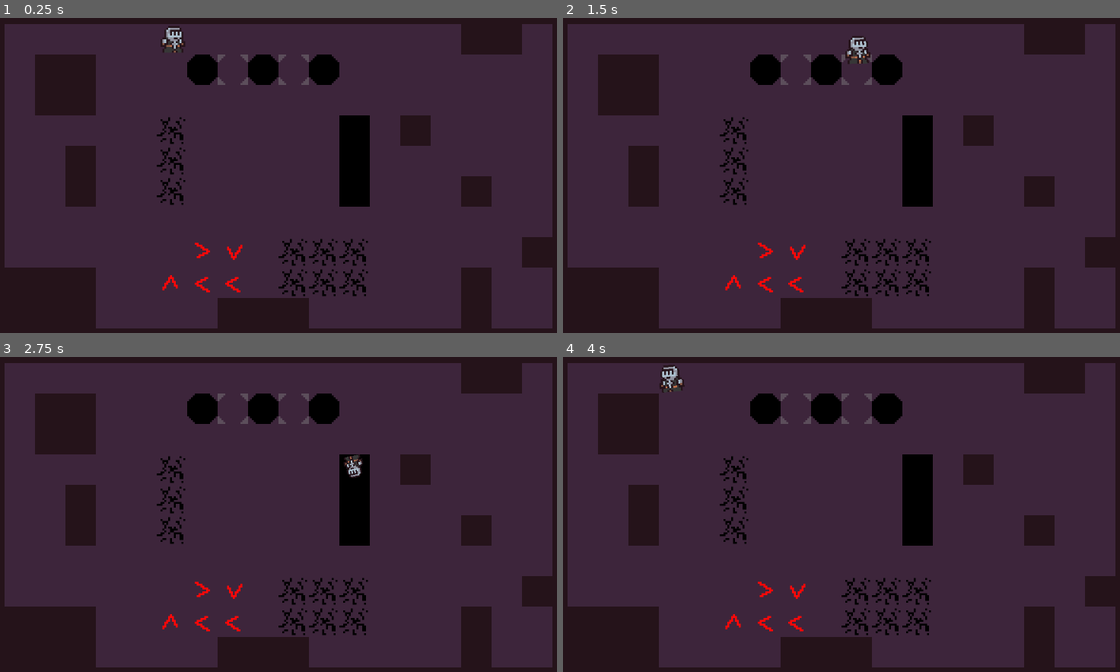
Above: before the commit, frames 1-4 (two rows, left to right).
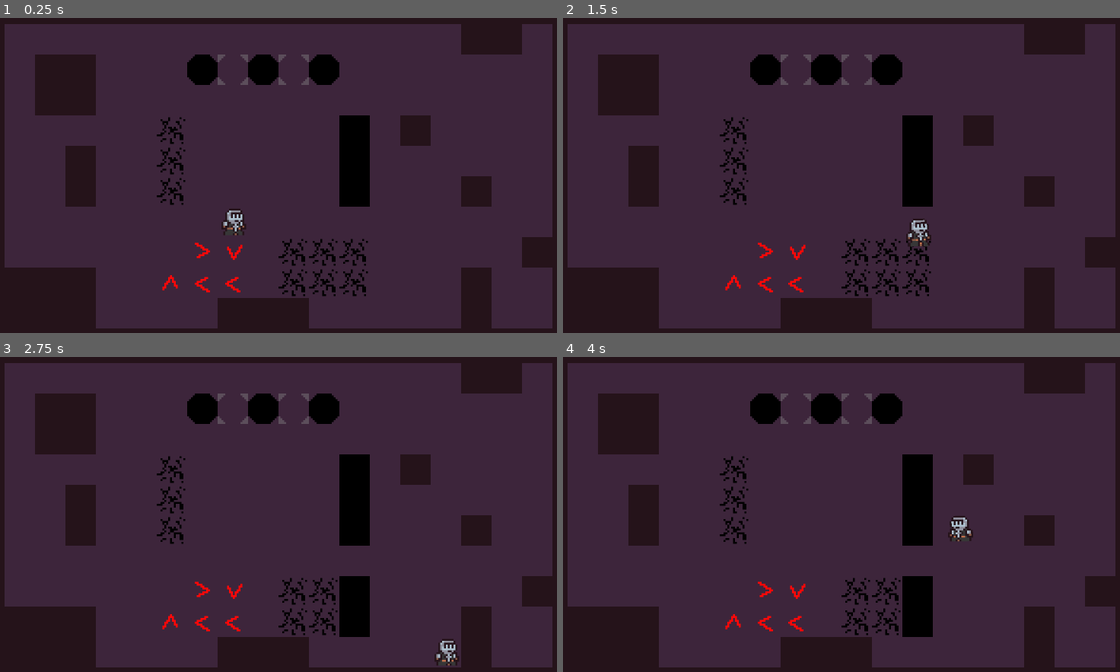
Above: after the commit, the same moments.

Repository: Nabil080/dungeon-collapse
Game: Godot game, scene res://core/root.tscn
Same seed, same stepped clock (60 frames per second), same inputs: the game is played once before the commit and once after it.
Inputs:
- Up to frame 1 (0.25 s): no input
- Up to frame 2 (1.5 s): hold D (move_right) 0.53-1.28 s; hold S (move_down) from 1.28 s (still down)
- Up to frame 3 (2.75 s): release S (move_down) at 2.03 s; hold D (move_right) from 2.03 s (still down)
- Up to frame 4 (4 s): release D (move_right) at 2.78 s; hold W (move_up) 2.78-3.53 s; hold A (move_left) from 3.53 s (still down)

The runs differ from the first frame. In frame 1, 0.5% of the frame differs, in the area x 28-45%, y 2-70%; in frame 2, 0.5%; in frame 3, 1.3%; in frame 4, 1.4%, in the area x 17-74%, y 2-89%.

Commit message:
Conveyers working, visuals needs improvement

Diff:
--- a/core/board_controller.gd
+++ b/core/board_controller.gd
@@ -11,6 +11,7 @@
 @export var floor_tilemap: TileMapLayer
 
 var pending_collapses: Array[Vector2i] = []
+var forced_moves: Array[ConveyorTile.Movement] = []
 
 
 func _ready() -> void:
@@ -36,7 +37,12 @@
 ## Returns the [TileDefinition] of the cell
 func get_tile_def(cell: Vector2i) -> TileDefinition:
 	var data := floor_tilemap.get_cell_tile_data(cell)
-	return data.get_custom_data("tile_def") if data else null
+	return data.get_custom_data("tile_def")
+
+## Returns the custom_data [param data_name] of the cell
+func get_tile_custom_data(cell: Vector2i, data_name: String) -> Variant:
+	var data := floor_tilemap.get_cell_tile_data(cell)
+	return data.get_custom_data(data_name)
 
 
 ## Calls [TileDefinition.on_exit] for the given [param cell]
@@ -63,10 +69,16 @@
 	# Crumbling tiles
 	for cell in pending_collapses:
 		change_tile(cell, VoidTile.atlas_coords)
-
 	pending_collapses.clear()
 
-	# Conveyors (future)
+	# Conveyors
+	print("======== Conveyers =========")
+	print(forced_moves.size())
+	while forced_moves:
+		var movement : ConveyorTile.Movement = forced_moves.pop_front()
+		if movement.actor.has_method("_try_move"):
+			movement.actor.call("_try_move", movement.direction)
+
 	# Buttons / Toggleables (future)
 	# Portals (future)
 
@@ -75,13 +87,18 @@
 
 #region Mutation Requests
 
+
 func request_collapse(cell: Vector2i) -> void:
 	if not pending_collapses.has(cell):
 		pending_collapses.append(cell)
 
-
+# Swapping collapsing to void
 func change_tile(cell: Vector2i, atlas_coords: Vector2i) -> void:
 	floor_tilemap.set_cell(cell, 0, atlas_coords, 0)
 	floor_tilemap.update_internals()
 
+
+func request_forced_move(movement: ConveyorTile.Movement) -> void:
+	forced_moves.append(movement)
+
 #endregion
--- a/core/root.tscn
+++ b/core/root.tscn
@@ -1,10 +1,11 @@
-[gd_scene load_steps=18 format=4 uid="uid://dbb1d3iiut6tg"]
+[gd_scene load_steps=21 format=4 uid="uid://dbb1d3iiut6tg"]
 
 [ext_resource type="Script" uid="uid://c2i0st2sjxnjy" path="res://core/root.gd" id="1_xgk6v"]
 [ext_resource type="Script" uid="uid://l8622tf27anh" path="res://tiles/tile_definition.gd" id="2_4uwrr"]
 [ext_resource type="Texture2D" uid="uid://dihaja6kt0nwq" path="res://assets/2D Pixel Dungeon Asset Pack/character and tileset/Dungeon_Tileset.png" id="2_8uwbq"]
 [ext_resource type="Script" uid="uid://cu58jx0mqnhcj" path="res://tiles/definitions/crumbling_tile.gd" id="2_o46h6"]
 [ext_resource type="Script" uid="uid://ceemhrdund6ox" path="res://tiles/definitions/wall_tile.gd" id="2_v10a3"]
+[ext_resource type="Script" uid="uid://dq2wsjqtknxxf" path="res://tiles/definitions/conveyor_tile.gd" id="3_1sref"]
 [ext_resource type="Script" uid="uid://dv18uxcc1ampr" path="res://tiles/definitions/void_tile.gd" id="3_h1we1"]
 [ext_resource type="Script" uid="uid://dnoxfauu1lb25" path="res://core/board_controller.gd" id="3_xgk6v"]
 [ext_resource type="Script" uid="uid://dqdrn6qou437b" path="res://tiles/definitions/solid_tile.gd" id="4_o46h6"]
@@ -15,21 +16,29 @@
 script = ExtResource("4_o46h6")
 metadata/_custom_type_script = "uid://dqdrn6qou437b"
 
+[sub_resource type="Resource" id="Resource_sx8gt"]
+script = ExtResource("3_1sref")
+metadata/_custom_type_script = "uid://dq2wsjqtknxxf"
+
+[sub_resource type="Resource" id="Resource_n3jy7"]
+script = ExtResource("2_v10a3")
+metadata/_custom_type_script = "uid://ceemhrdund6ox"
+
+[sub_resource type="Resource" id="Resource_c200x"]
+script = ExtResource("3_1sref")
+metadata/_custom_type_script = "uid://dq2wsjqtknxxf"
+
+[sub_resource type="Resource" id="Resource_7vaof"]
+script = ExtResource("2_o46h6")
+metadata/_custom_type_script = "uid://cu58jx0mqnhcj"
+
+[sub_resource type="Resource" id="Resource_tg4cn"]
+script = ExtResource("3_h1we1")
+metadata/_custom_type_script = "uid://dv18uxcc1ampr"
+
 [sub_resource type="Resource" id="Resource_1sref"]
 script = ExtResource("2_4uwrr")
 metadata/_custom_type_script = "uid://l8622tf27anh"
-
-[sub_resource type="Resource" id="Resource_n3jy7"]
-script = ExtResource("2_v10a3")
-metadata/_custom_type_script = "uid://ceemhrdund6ox"
-
-[sub_resource type="Resource" id="Resource_7vaof"]
-script = ExtResource("2_o46h6")
-metadata/_custom_type_script = "uid://cu58jx0mqnhcj"
-
-[sub_resource type="Resource" id="Resource_tg4cn"]
-script = ExtResource("3_h1we1")
-metadata/_custom_type_script = "uid://dv18uxcc1ampr"
 
 [sub_resource type="TileSetAtlasSource" id="TileSetAtlasSource_4uwrr"]
 texture = ExtResource("2_8uwbq")
@@ -64,13 +73,17 @@
 8:1/0 = 0
 9:1/0 = 0
 10:1/0 = 0
-10:1/0/custom_data_0 = SubResource("Resource_1sref")
+10:1/0/custom_data_0 = SubResource("Resource_sx8gt")
+10:1/0/custom_data_1 = Vector2i(1, 0)
 11:1/0 = 0
-11:1/0/custom_data_0 = SubResource("Resource_1sref")
+11:1/0/custom_data_0 = SubResource("Resource_c200x")
+11:1/0/custom_data_1 = Vector2i(0, 1)
 12:1/0 = 0
-12:1/0/custom_data_0 = SubResource("Resource_1sref")
+12:1/0/custom_data_0 = SubResource("Resource_c200x")
+12:1/0/custom_data_1 = Vector2i(-1, 0)
 13:1/0 = 0
-13:1/0/custom_data_0 = SubResource("Resource_1sref")
+13:1/0/custom_data_0 = SubResource("Resource_c200x")
+13:1/0/custom_data_1 = Vector2i(0, -1)
 14:1/0 = 0
 14:1/0/custom_data_0 = SubResource("Resource_1sref")
 0:2/0 = 0
@@ -157,6 +170,8 @@
 [sub_resource type="TileSet" id="TileSet_oii04"]
 custom_data_layer_0/name = "tile_def"
 custom_data_layer_0/type = 24
+custom_data_layer_1/name = "direction"
+custom_data_layer_1/type = 6
 sources/0 = SubResource("TileSetAtlasSource_4uwrr")
 
 [node name="Root" type="Node2D"]
@@ -182,6 +197,6 @@
 metadata/_custom_type_script = "uid://dv5omaa26vc7y"
 
 [node name="Player" parent="." node_paths=PackedStringArray("board_controller", "turn_manager") instance=ExtResource("4_vjmbu")]
-position = Vector2(104, 23)
+position = Vector2(132, 114)
 board_controller = NodePath("../BoardController")
 turn_manager = NodePath("../TurnManager")
--- a/entities/player.gd
+++ b/entities/player.gd
@@ -104,14 +104,13 @@
 		self, "world_position", target_position, duration
 	).set_ease(Tween.EASE_IN_OUT)
 
-	tween.finished.connect(func ()->void:
-		action_resolved.emit()
+	await tween.finished
+	action_resolved.emit()
 
-		if death_requested:
-			_play_death()
-		else:
-			_play_idle()
-	)
+	if death_requested:
+		_play_death()
+	else:
+		_play_idle()
 
 
 ## Called by tiles to request player death (logic only)
--- /dev/null
+++ b/tiles/definitions/conveyor_tile.gd
@@ -0,0 +1,17 @@
+class_name ConveyorTile
+extends TileDefinition
+
+class Movement:
+	var actor: Node
+	var direction: Vector2i
+
+func _init() -> void:
+	walkable = true # stepping on it is allowed
+
+
+## Requests death when entered
+func on_enter(actor: Node, board: BoardController, cell: Vector2i) -> void:
+	var movement := Movement.new()
+	movement.actor = actor
+	movement.direction = board.get_tile_custom_data(cell, "direction")
+	board.request_forced_move(movement)
Not shown, added: tiles/definitions/conveyor_tile.gd.uid
